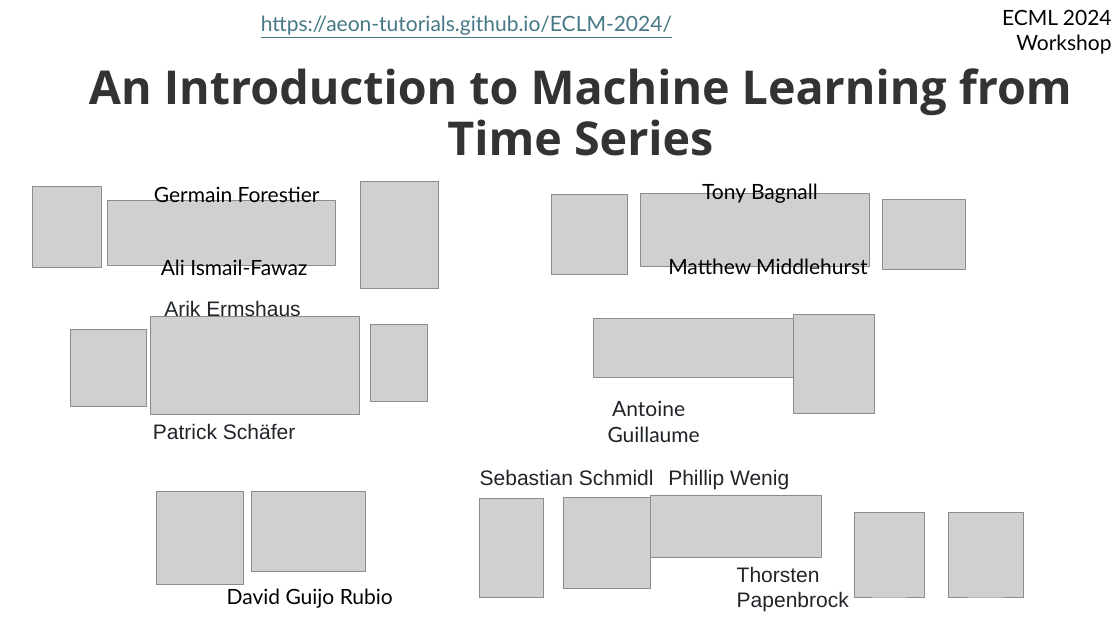
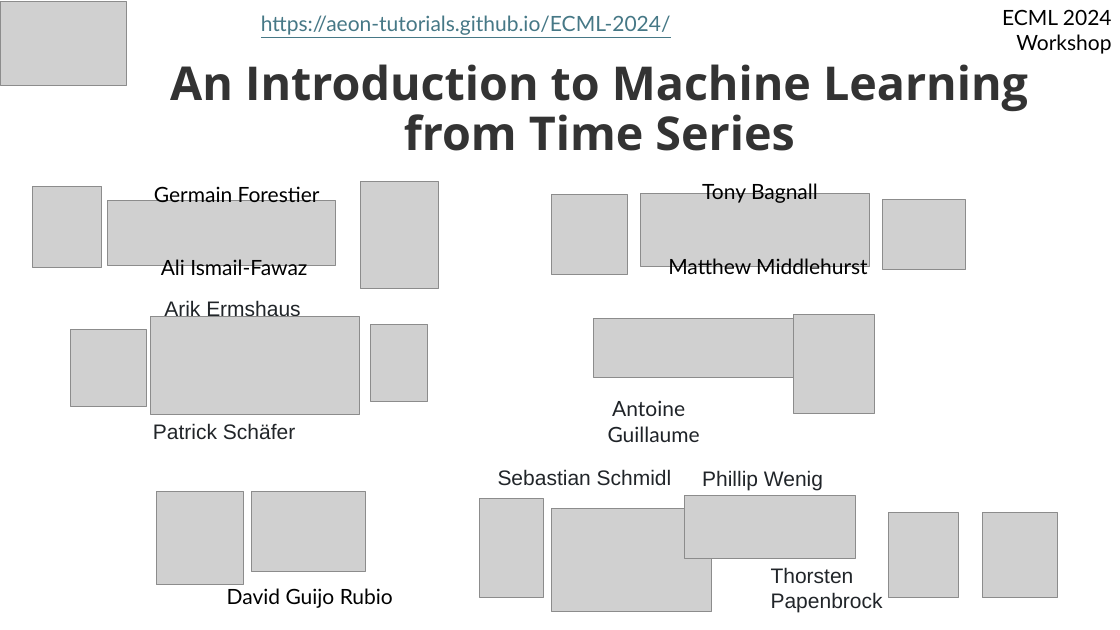
Before and after one commit to aeon-toolkit/aeon-tutorials, a slide deck: slide 1 of ECML-2024/Slides/part1_introduction.pptx. Drawn at 1120x630 pixels with LibreOffice and Linux fonts; fonts in the diff are those of the drawing; grey boxes stand for pictures. Boxes give left, top, right and bottom in pixels: in the first picture for what was removed or moved away, otherwise in the second. Text is boxed around its words. In the diff, an @@ line names an element or a change of style, - is before the commit and + after.

Commit message:
Intro ECML (#44)
* distances notebook

* distances notebook

* lectures

* intro

```diff
--- a/ECML-2024/Slides/part1_introduction.pptx
+++ b/ECML-2024/Slides/part1_introduction.pptx
@@ picture added at <box>0,1,127,86</box> @@
@@ title "An Introduction to Machine Learning ..." rewrapped from <box>89,68,1072,156</box> to <box>170,64,1028,151</box> @@
@@ text at <box>261,15,671,35</box>: text changed @@
-https://aeon-tutorials.github.io/ECLM-2024/
+https://aeon-tutorials.github.io/ECML-2024/
@@ text "Sebastian Schmidl": place and size @@
-text "Sebastian Schmidl" at <box>480,469,654,486</box>
+text "Sebastian Schmidl" at <box>498,469,672,486</box>
@@ 3 pictures, 2 texts: place and size @@
-3 pictures, 2 texts at <box>650,469,1023,612</box>
+3 pictures, 2 texts at <box>685,470,1058,612</box>
@@ picture added at <box>551,509,712,612</box> @@
@@ picture removed at <box>563,498,650,589</box> @@
```
Also in this commit, not shown: 4 other slides changed, 5 slides added, 3 slides removed, 11 other files.
